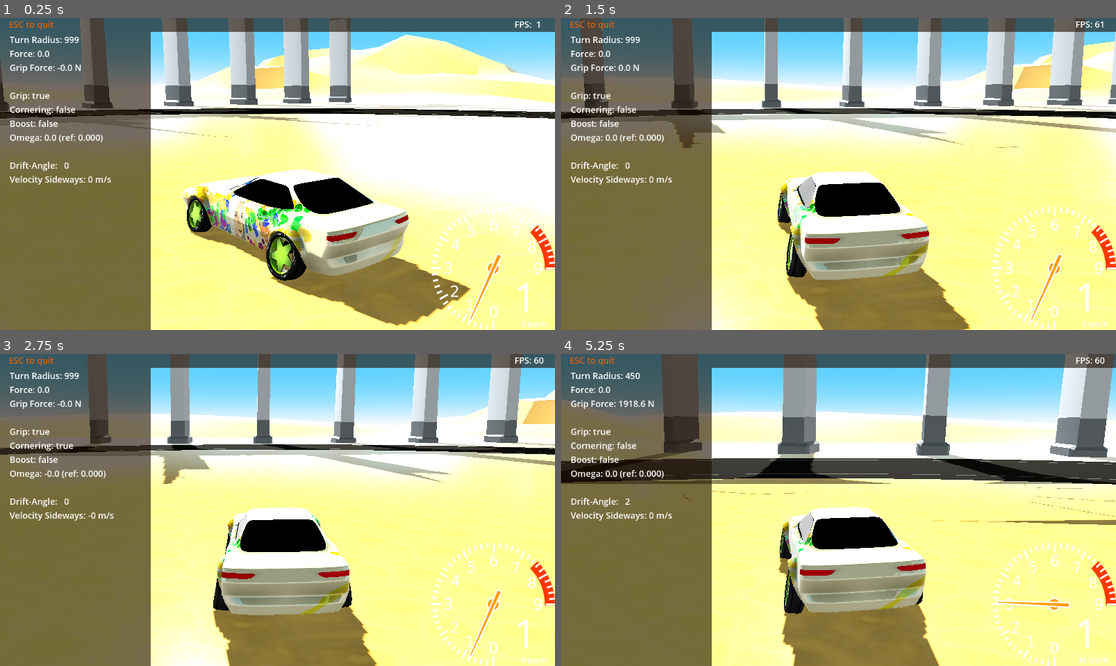
Above: before the commit, frames 1-4 (two rows, left to right).
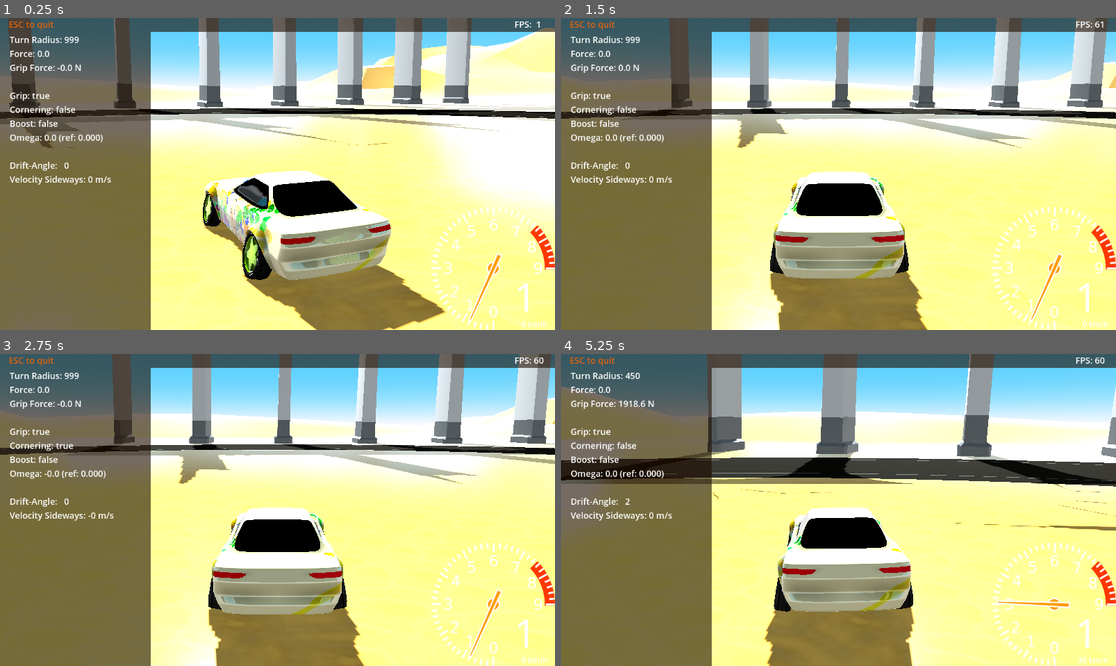
Above: after the commit, the same moments.

Repository: tomaga-dev/DriftCarG4
Game: Godot game, scene res://Scenes/Start.tscn
The game is run twice, just before and just after one commit, with the same random seed, the same clock (stepped at 60 frames per second) and the same inputs.
Inputs:
- Up to frame 1 (0.25 s): no input
- Up to frame 2 (1.5 s): hold Right (controller_right) 0.53-1.28 s; tap C (controller_camera) at 0.6 s; hold Down (controller_brake) from 1.28 s (still down); tap Space (controller_camera_rotate) at 1.35 s
- Up to frame 3 (2.75 s): release Down (controller_brake) at 2.03 s; hold Right (controller_right) from 2.03 s (still down); tap C (controller_camera) at 2.1 s
- Up to frame 4 (5.25 s): release Right (controller_right) at 2.78 s; hold Up (controller_accelerate) 2.78-3.53 s; tap Space (controller_camera_rotate) at 2.85, 4.35 s; hold Left (controller_left) 3.53-5.03 s; tap C (controller_camera) at 3.6, 5.1 s; hold Down (controller_brake) from 5.03 s (still down)

The runs differ from the first frame. In frame 1, 39% of the frame differs, in the area x 0-100%, y 0-100%; in frame 2, 24%; in frame 3, 18%; in frame 4, 24%.
Error in both runs: Invalid call. Nonexistent function 'switch_third_person_fixed' in base 'Camera3D (Camera.gd)'. (res://Scenes/Start.gd:23)

Commit message:
More damping of the camera

Diff:
--- a/Drift Car/Scenes/Start.tscn
+++ b/Drift Car/Scenes/Start.tscn
@@ -138,7 +138,7 @@
 fov = 40.0
 script = ExtResource("3_wjqso")
 vehicle_node = NodePath("../Monteri")
-race_mode = false
+damping = 3.0
 
 [node name="Ground" parent="." instance=ExtResource("6_w8p8v")]
 
